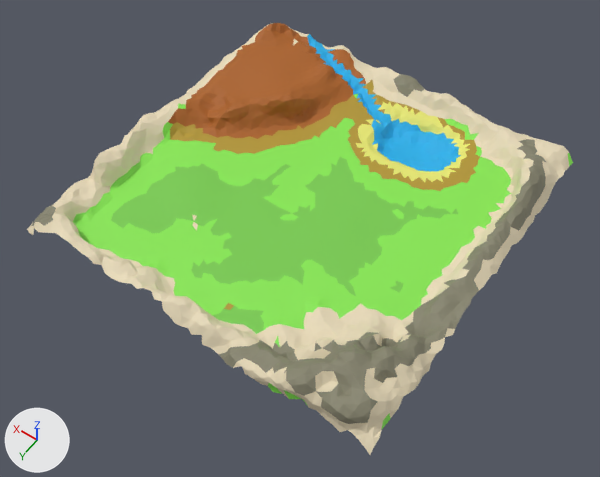
The FBX model TomatoPasture/Assets/Models/Terrain/First Terrain.fbx: old version first, new version second.
One viewpoint serves both versions: a 50 mm camera at (-14.6, 20.8, 28.9) aimed at (-1.1, 1.9, -0.8). Arrows for +X, +Y and +Z are at lower left; the lights stay in place. Where no turn or scale is listed for an object, it has been applied to the vertices.
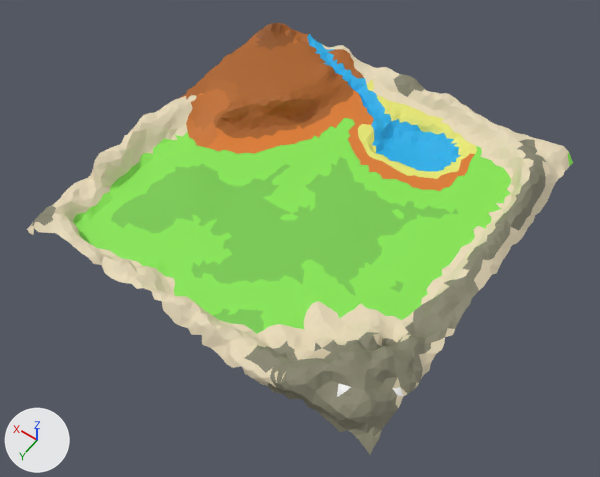
Commit message: updated terrain

Location of each change, (x1, y1, x2, y2) in pixels of the pictures (600 x 477 px; the box of a moved part takes in the faces that stretch with it):
'Plane', recoloured, reshaped
    both: (27, 23, 573, 455)
part 1 of me_plane, moved or reshaped
    before: (214, 42, 322, 149)
    after: (212, 42, 322, 149)
part 2 of me_plane, moved or reshaped
    both: (369, 140, 382, 155)
part 3 of me_plane, recoloured (green to beige)
    both: (163, 104, 479, 347)
part 4 of me_plane, recoloured
    both: (206, 94, 358, 149)
part 5 of me_plane, recoloured
    both: (268, 383, 390, 429)
part 6 of me_plane, recoloured
    both: (196, 141, 212, 147)
part 7 of me_plane, recoloured (brown to beige)
    both: (168, 95, 197, 124)
part 8 of me_plane, recoloured
    before: (197, 93, 227, 138)
    after: (197, 93, 226, 136)
part 9 of me_plane, recoloured (brown to orange)
    before: (188, 87, 229, 133)
    after: (189, 89, 230, 130)
part 10 of me_plane, recoloured
    before: (186, 116, 217, 137)
    after: (186, 116, 217, 136)
part 11 of me_plane, recoloured
    both: (256, 23, 294, 50)
part 12 of me_plane, recoloured
    both: (193, 215, 198, 230)
part 13 of me_plane, recoloured (beige to brown)
    both: (180, 23, 309, 100)
part 14 of me_plane, recoloured (beige to yellow)
    both: (270, 355, 423, 455)
part 15 of me_plane, recoloured
    both: (393, 387, 403, 397)
part 16 of me_plane, recoloured (yellow to green)
    both: (175, 135, 480, 310)
part 17 of me_plane, recoloured (yellow to beige)
    both: (170, 119, 476, 146)
part 18 of me_plane, recoloured
    both: (362, 84, 385, 113)
part 19 of me_plane, recoloured
    both: (367, 80, 477, 172)
part 20 of me_plane, recoloured
    before: (186, 124, 217, 143)
    after: (186, 121, 217, 143)
part 21 of me_plane, recoloured
    both: (219, 340, 280, 367)
part 22 of me_plane, recoloured
    both: (337, 383, 351, 397)
part 23 of me_plane, recoloured
    both: (194, 216, 239, 315)
part 24 of me_plane, recoloured (yellow to orange)
    both: (356, 119, 450, 182)

The change, as a list of edits to the scene's bpy script:
```text
Change mat_dirt_transition:
    mat_dirt_transition.base_color: (0.448, 0.309, 0.0305) -> (0.723, 0.203, 0.024)  # yellow #b39731 -> orange #dd7c2b
Add mat_material_004:
    mat_material_004 = principled_material('Material.004')
    mat_material_004.base_color = (0.288, 0.0877, 0.0112)  # brown #92541b
    mat_material_004.roughness = 0.69
Add mat_material_003:
    mat_material_003 = principled_material('Material.003')
    mat_material_003.base_color = (0.615, 0.177, 0.0219)  # orange #ce7529
    mat_material_003.roughness = 0.69
Add mat_material:
    mat_material = principled_material('Material')
    mat_material.base_color = (0.538, 0.156, 0.0185)  # orange #c26e25
    mat_material.roughness = 0.69
Add mat_material_001:
    mat_material_001 = principled_material('Material.001')
    mat_material_001.base_color = (1.0, 1.0, 1.0)  # white #ffffff
    mat_material_001.roughness = 0.69
Change me_plane:
    where me_plane.from_pydata(...)  # 3580 vertices, 6941 faces; spans x -9.1..9.1, y -9.2..9.2, z -0.7..1.9
    me_plane part 1: 135 of 3580 vertices moved; they spanned x 3.9..8.4, y -7.6..0.4, z 0.0..1.2 and now span x 3.9..8.3, y -7.6..0.5, z 0.1..1.2; mean shift (0.0, 0.0, 0.0); largest move (6.5, -0.9, 0.1) -> (6.5, -0.7, 0.5)
    me_plane part 2
    me_plane.vertices[1831].co: (-0.9, -4.4, -0.2) -> (-0.9, -4.3, -0.4)  # pixel (377, 150) -> pixel (375, 153)
    me_plane.vertices[1868].co: (-0.8, -4.7, -0.1) -> (-0.7, -4.6, -0.2)  # pixel (378, 142) -> pixel (376, 146)
    me_plane part 3: 23 faces spanning x -4.5..8.2, y -8.1..7.4, z 0.0..0.9 switch from mat_grass (green #88e752) to mat_rock (beige #e7dab9)
    me_plane part 4: 2 faces spanning x 1.7..5.7, y -6.8..0.5, z 0.1..0.2 switch from mat_grass (green #88e752) to mat_dirt_transition (orange #dd7c2b)
    me_plane part 5: 19 faces spanning x -9.0..-4.4, y 7.6..9.2, z 0.0..1.1 switch from mat_grass (green #88e752) to mat_iron (yellow #86846e)
    me_plane part 6: 4 faces spanning x 5.6..6.5, y 0.1..0.7, z 0.1 switch from mat_grass (green #88e752) to mat_material_003 (orange #ce7529)
    me_plane part 7: 19 faces spanning x 7.4..8.3, y -1.6..0.6, z 0.3..0.8 switch from mat_dirt (brown #ac611f) to mat_rock (beige #e7dab9)
    me_plane part 8: 3 faces spanning x 5.4..8.0, y -1.9..-0.3, z 0.2..0.7 switch from mat_dirt (brown #ac611f) to mat_dirt_transition (orange #dd7c2b)
    me_plane part 9: 56 faces spanning x 6.1..8.0, y -2.5..-0.1, z 0.2..0.8 switch from mat_dirt (brown #ac611f) to mat_material (orange #c26e25)
    me_plane part 10: 5 faces spanning x 5.7..7.5, y -0.8..0.0, z 0.2..0.5 switch from mat_dirt (brown #ac611f) to mat_material_003 (orange #ce7529)
    me_plane part 11: 38 faces spanning x 6.4..8.2, y -8.3..-6.0, z 0.7..1.3 switch from mat_dirt (brown #ac611f) to mat_material_004 (brown #92541b)
    me_plane part 12: 3 faces spanning x 2.8..3.5, y 4.0..4.7, z 0.1 switch from mat_rock (beige #e7dab9) to mat_grass (green #88e752)
    me_plane part 13: 189 faces spanning x 6.1..9.1, y -9.1..-0.9, z 0.0..1.1 switch from mat_rock (beige #e7dab9) to mat_dirt (brown #ac611f)
    me_plane part 14: 132 faces spanning x -9.1..-4.4, y 4.8..9.2, z 0.1..1.9 switch from mat_rock (beige #e7dab9) to mat_iron (yellow #86846e)
    me_plane part 15: 2 faces spanning x -9.0..-8.5, y 6.5..6.9, z 0.8..1.1 switch from mat_rock (beige #e7dab9) to mat_material_001 (white #ffffff)
    me_plane part 16: 23 faces spanning x -5.6..7.5, y -6.6..7.2, z 0.0..0.2 switch from mat_dirt_transition (yellow #b29731) to mat_grass (green #88e752)
    me_plane part 17: 17 faces spanning x -4.8..7.8, y -7.9..1.1, z 0.0..0.4 switch from mat_dirt_transition (yellow #b29731) to mat_rock (beige #e7dab9)
    me_plane part 18: 6 faces spanning x 0.1..2.0, y -7.7..-6.6, z -0.1..0.2 switch from mat_dirt_transition (yellow #b29731) to mat_water (cyan #1caee7)
    me_plane part 19: 25 faces spanning x -5.0..1.8, y -8.1..-5.1, z -0.1..0.2 switch from mat_dirt_transition (yellow #b29731) to mat_sand (yellow #e7e772)
    me_plane part 20: 17 faces spanning x 5.6..7.4, y -0.3..0.5, z 0.1..0.4 switch from mat_dirt_transition (yellow #b29731) to mat_material_003 (orange #ce7529)
    me_plane part 21: 23 faces spanning x -3.7..-1.9, y 7.3..9.2, z 0.0..0.8 switch from mat_iron (yellow #86846e) to mat_rock (beige #e7dab9)
    me_plane part 22: 2 faces spanning x -7.4..-6.9, y 7.9..8.5, z 1.4..1.6 switch from mat_iron (yellow #86846e) to mat_material_001 (white #ffffff)
    me_plane part 23: 5 faces spanning x -1.3..3.3, y 4.0..7.3, z 0.0..0.1 switch from mat_dense_grass (green #78cc4e) to mat_grass (green #88e752)
    me_plane part 24: 17 faces spanning x -4.7..0.5, y -5.9..-3.2, z 0.0..0.1 switch from mat_sand (yellow #e7e772) to mat_dirt_transition (orange #dd7c2b)
    add me_plane.materials.append(mat_material_002)  # orange #b36522
```
